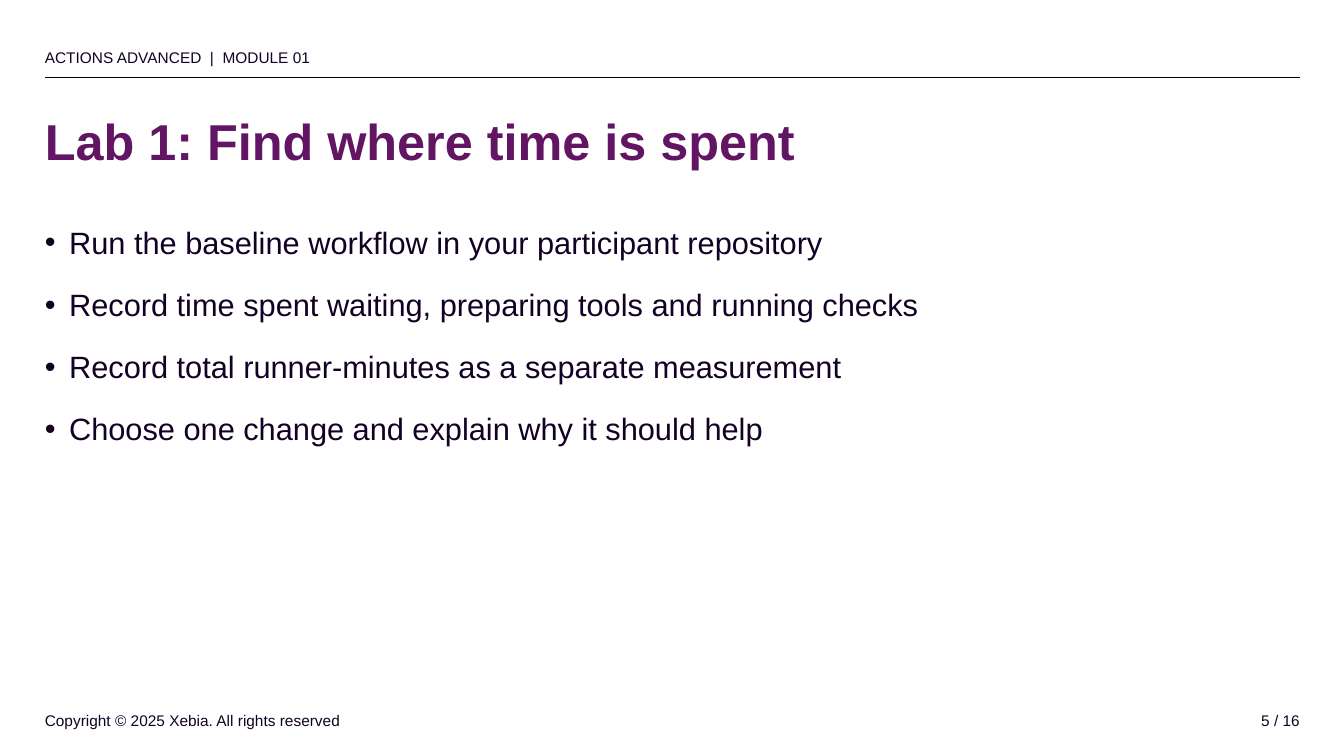
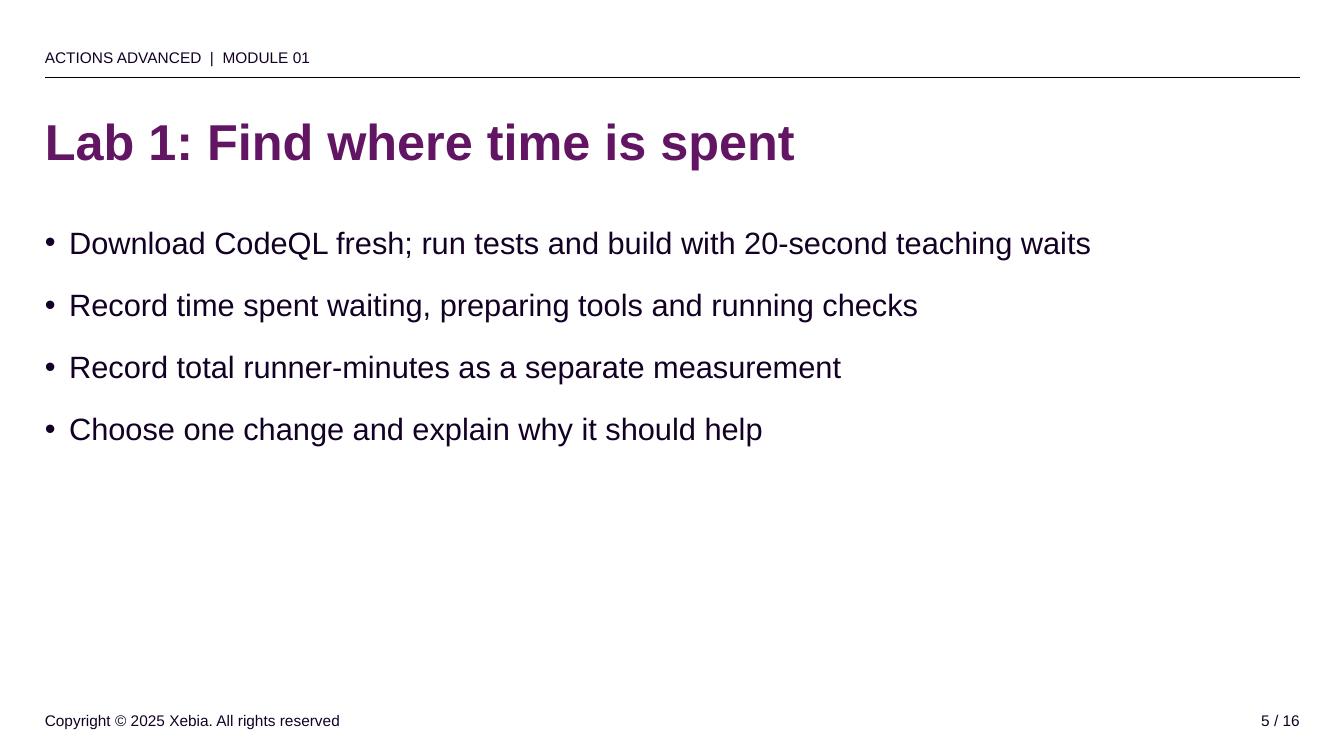
Before and after one commit to rajbos/github-actions-advanced-v3, a slide deck: slide 5 of slides/powerpoint/01-caching.pptx. Drawn at 1344x756 pixels with LibreOffice and Linux fonts; fonts in the diff are those of the drawing; background and template pictures are left out. Boxes give left, top, right and bottom in pixels: in the first picture for what was removed or moved away, otherwise in the second. Text is boxed around its words. In the diff, an @@ line names an element or a change of style, - is before the commit and + after.

```diff
--- a/slides/powerpoint/01-caching.pptx
+++ b/slides/powerpoint/01-caching.pptx
@@ text at (x1=69, y1=231, x2=1091, y2=260): text changed @@
-• Run the baseline workflow in your participant repository
+• Download CodeQL fresh; run tests and build with 20-second teaching waits
```
Also in this commit, not shown: 41 other files.
